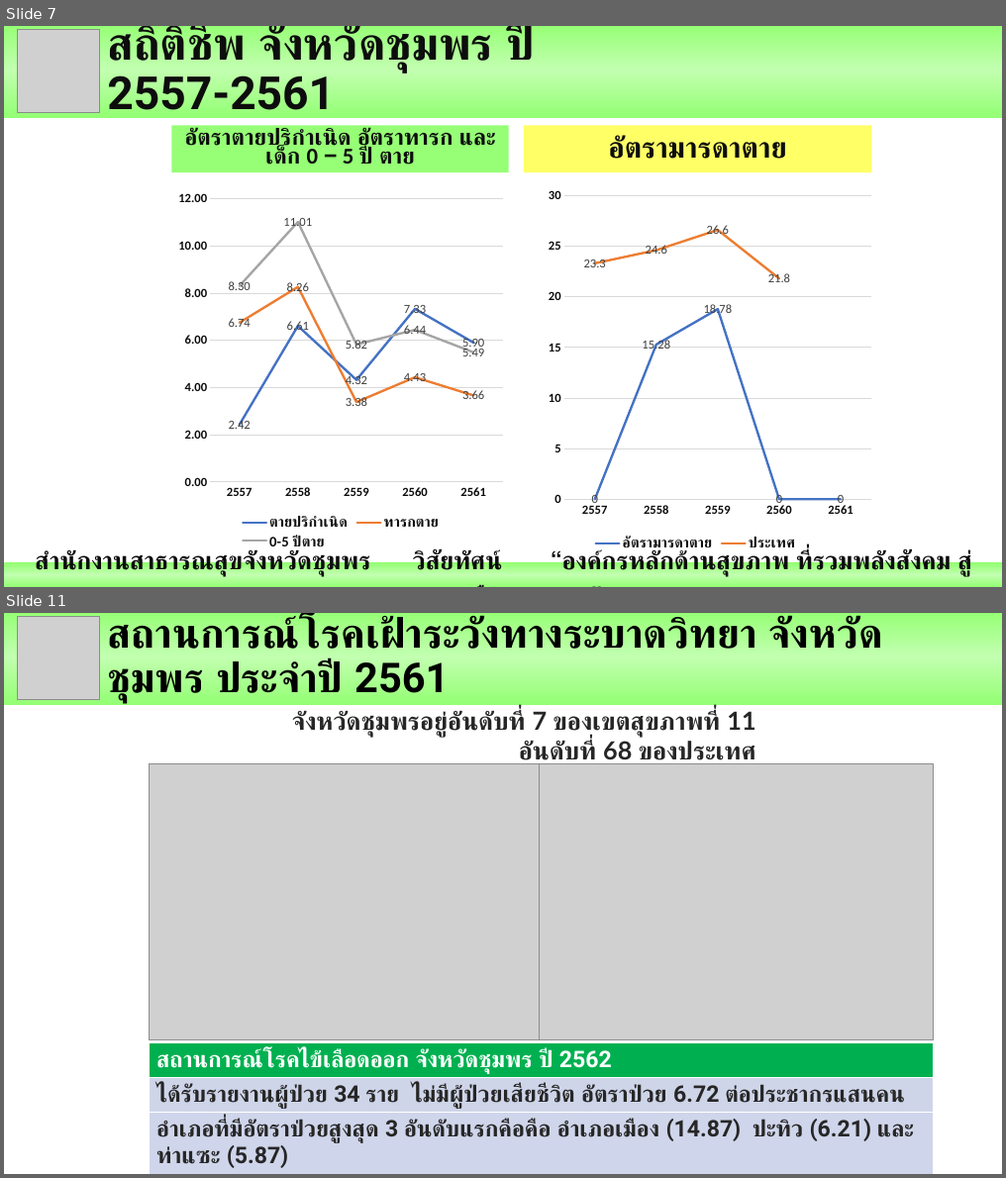
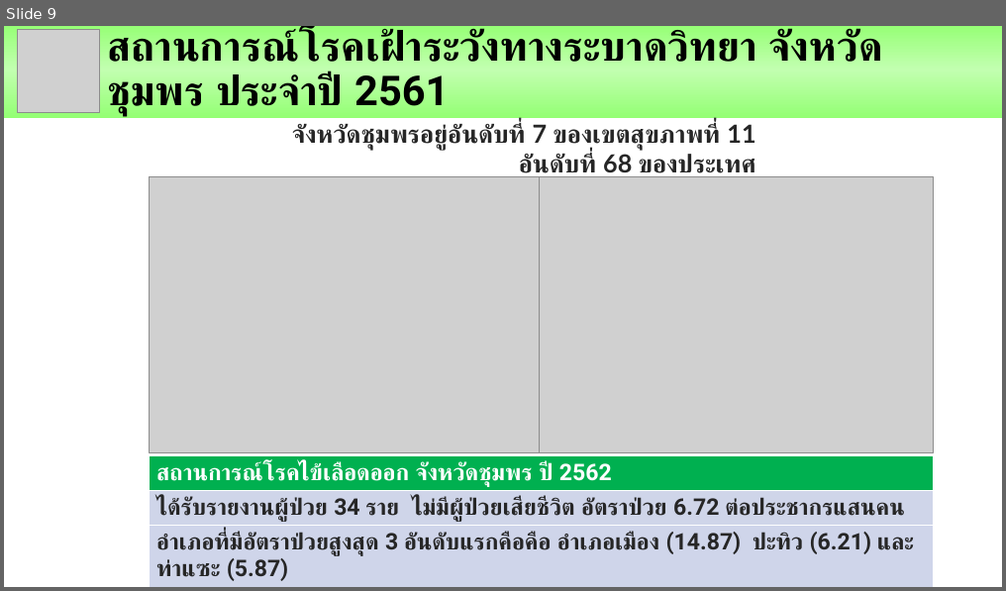
Before and after one commit to joblackpoc/Jobs_SSJ, a slide deck: นิเทศก์/Ready/Poc_Mix_1_นิเทศก์ใหม่.pptx. Shown one above the other, each under a label of ours: slides 7 and 11 before the commit, slide 9 after it; the slides between them are not shown. The pictures are 1006x1178 and 1006x591 pixels, drawn with LibreOffice and Linux fonts; fonts in the diff are those of the drawing; grey boxes stand for pictures. Boxes give left, top, right and bottom in pixels: in the first picture for what was removed or moved away, otherwise in the second. Text is boxed around its words. In the diff, an @@ line names an element or a change of style, - is before the commit and + after.

```diff
--- a/นิเทศก์/Ready/Poc_Mix_1_นิเทศก์ใหม่.pptx
+++ b/นิเทศก์/Ready/Poc_Mix_1_นิเทศก์ใหม่.pptx
@@ slide 7 removed at (x1=4, y1=26, x2=1002, y2=587), background #FFFFFF @@
@@ rectangle removed at (x1=4, y1=26, x2=1002, y2=118) @@
@@ picture removed at (x1=18, y1=30, x2=101, y2=113) @@
@@ title removed at (x1=107, y1=26, x2=526, y2=120) @@
-สถิติชีพ จังหวัดชุมพร ปี 2557-2561
@@ rectangle removed at (x1=171, y1=126, x2=509, y2=173) @@
-อัตราตายปริกำเนิด อัตราทารก และเด็ก 0 – 5 ปี ตาย
@@ rectangle removed at (x1=524, y1=126, x2=871, y2=173) @@
-อัตรามารดาตาย
@@ line chart removed at (x1=171, y1=184, x2=509, y2=555) @@
-categories: 2557, 2558, 2559, 2560, 2561
-ตายปริกำเนิด: 2.420889, 6.60793, 4.318438, 7.33, 5.9
-ทารกตาย: 6.743905, 8.259912, 3.379647, 4.43, 3.66
-0-5 ปีตาย: 8.30019, 11.013216, 5.820503, 6.44, 5.49
@@ line chart removed at (x1=524, y1=182, x2=871, y2=555) @@
-categories: 2557, 2558, 2559, 2560, 2561
-อัตรามารดาตาย: 0, 15.28, 18.78, 0, 0
-ประเทศ : 23.3, 24.6, 26.6, 21.8, -
@@ rectangle removed at (x1=4, y1=563, x2=1002, y2=587) @@
-สำนักงานสาธารณสุขจังหวัดชุมพร วิสัยทัศน์ “องค์กรหลักด้านสุขภาพ ที่รวมพลังสังคม สู่ชุมพรเมืองสุขภาวะ”
@@ what was slide 11 is now slide 9 @@
```
Also in this commit, not shown: 7 slides changed, 1 slide added, 3 other slides removed, 12 other files.
